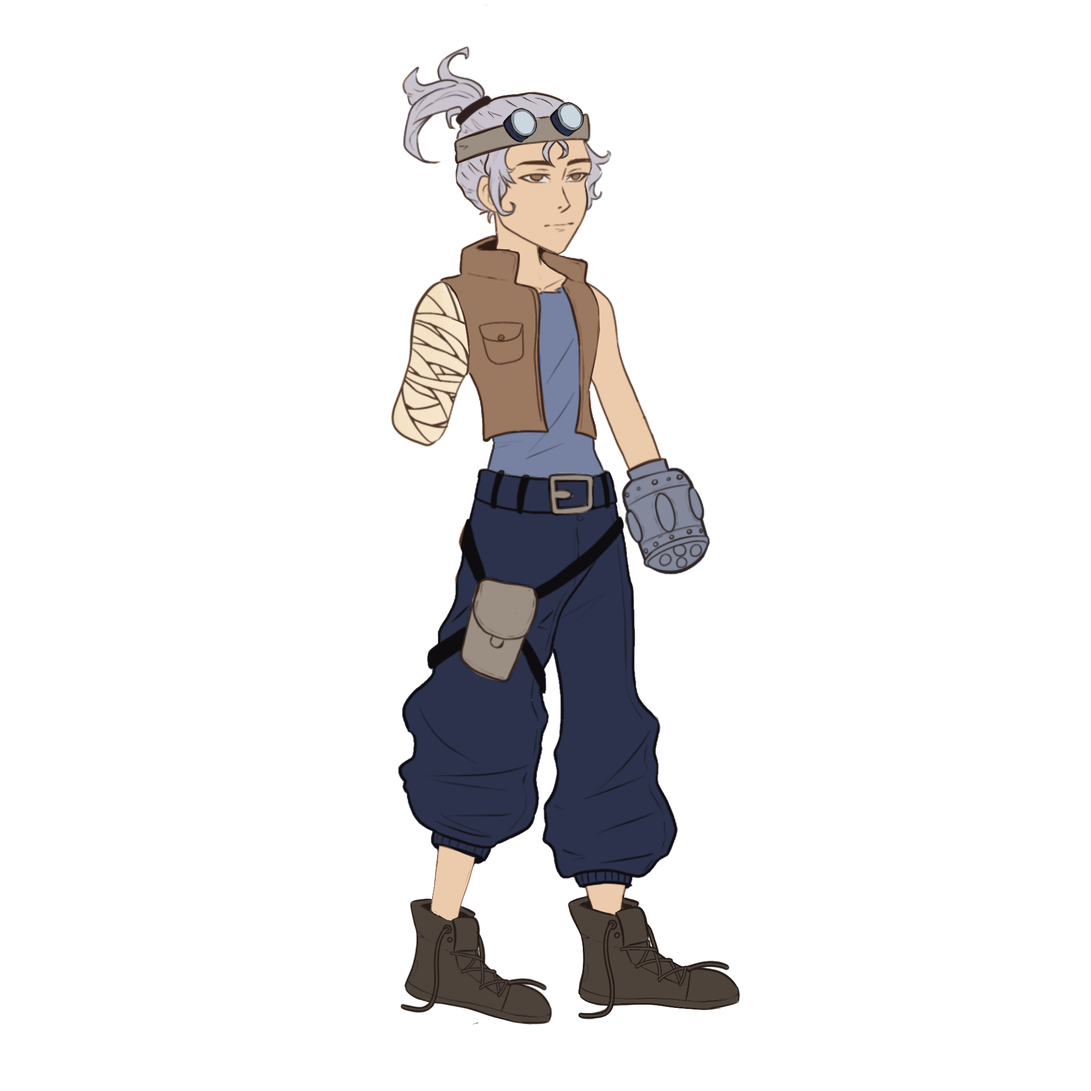
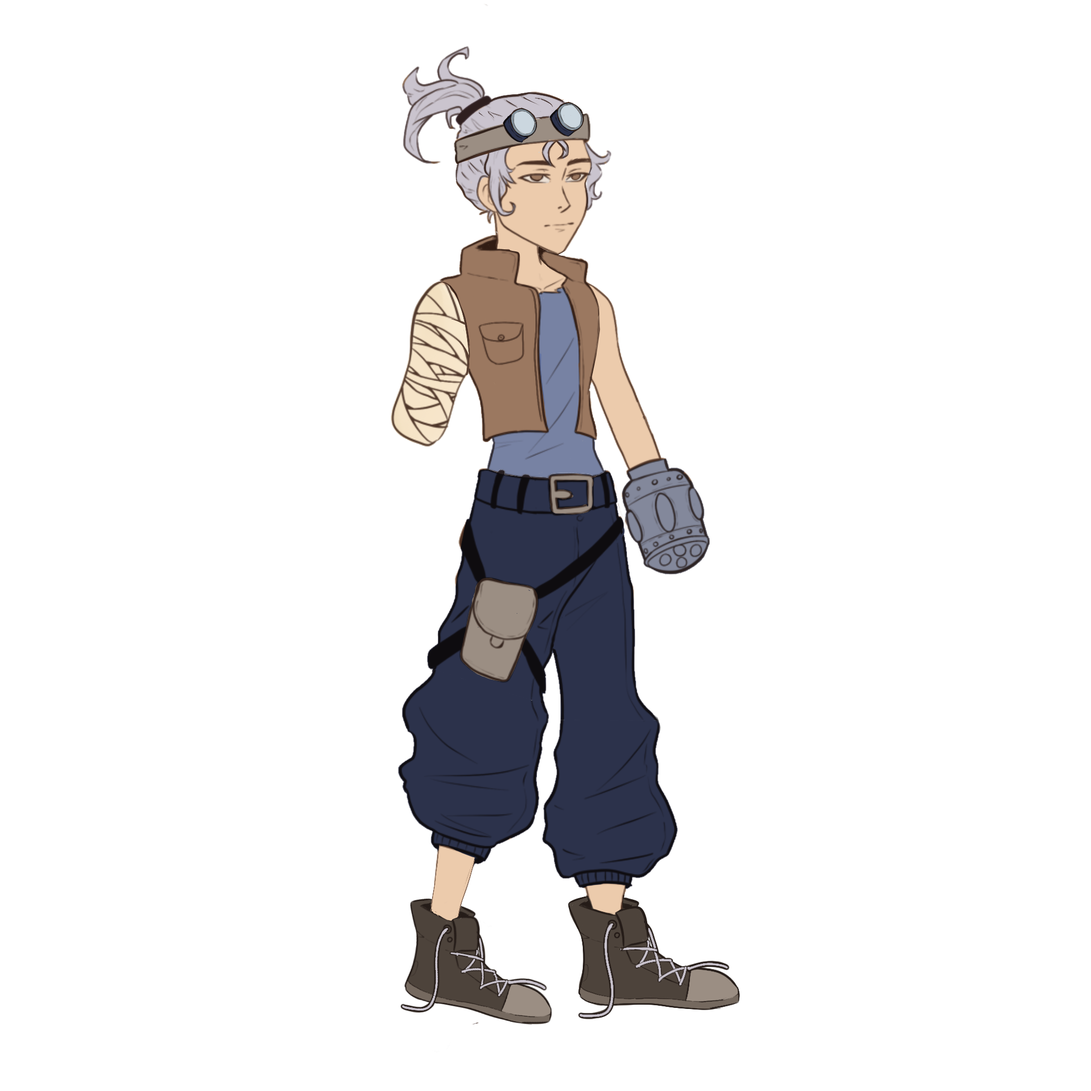
Layers edited between the first and the second 1091x1091 image:
painted on "Body" over [440, 278, 496, 385]
painted on "Arm2" over [589, 285, 596, 384]
painted on "Head" over [496, 244, 542, 266]
painted on "Leg" over [402, 928, 552, 1024]
painted on "Leg2" over [521, 526, 739, 1018]
